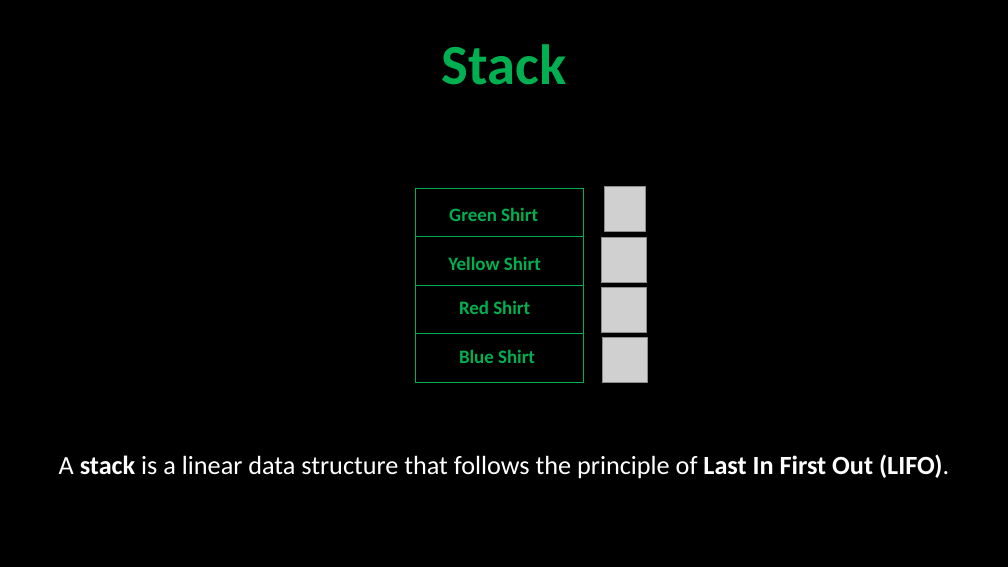
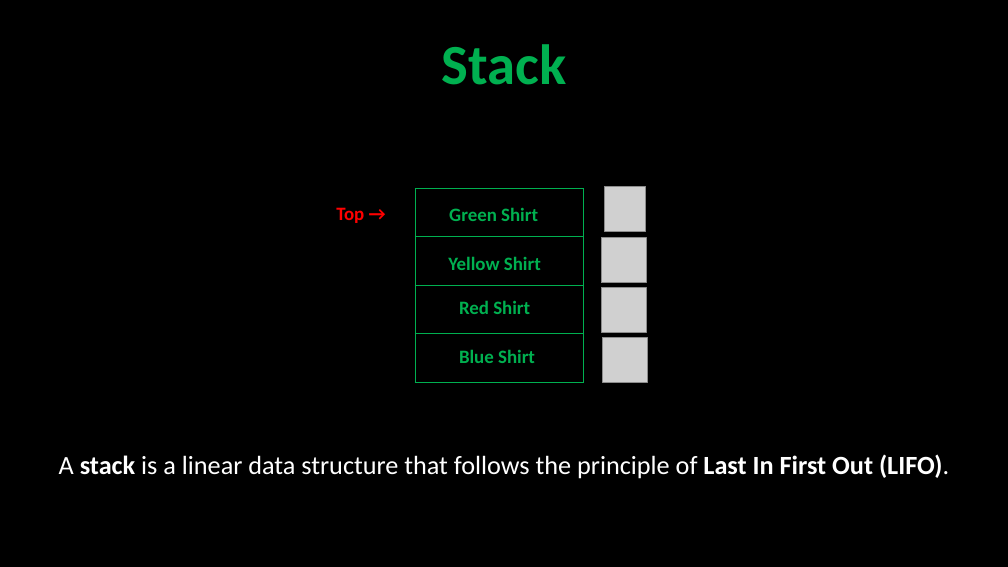
Before and after one commit to robitussin/CCS015, a slide deck: slide 1 of stack/Stack.pptx. Drawn at 1008x567 pixels with LibreOffice and Linux fonts; fonts in the diff are those of the drawing; grey boxes stand for pictures. Boxes give left, top, right and bottom in pixels: in the first picture for what was removed or moved away, otherwise in the second. Text is boxed around its words. In the diff, an @@ line names an element or a change of style, - is before the commit and + after.

```diff
--- a/stack/Stack.pptx
+++ b/stack/Stack.pptx
@@ table added at (315,199,407,229), 1 rows, 1 columns @@
+Top →
```
Also in this commit, not shown: 2 other slides changed, 5 slides added.
